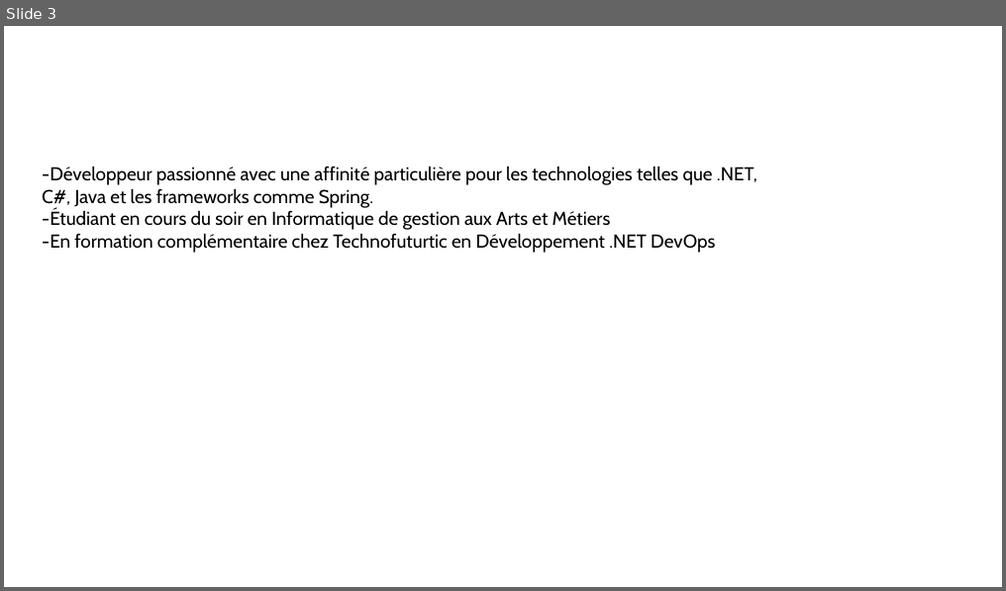
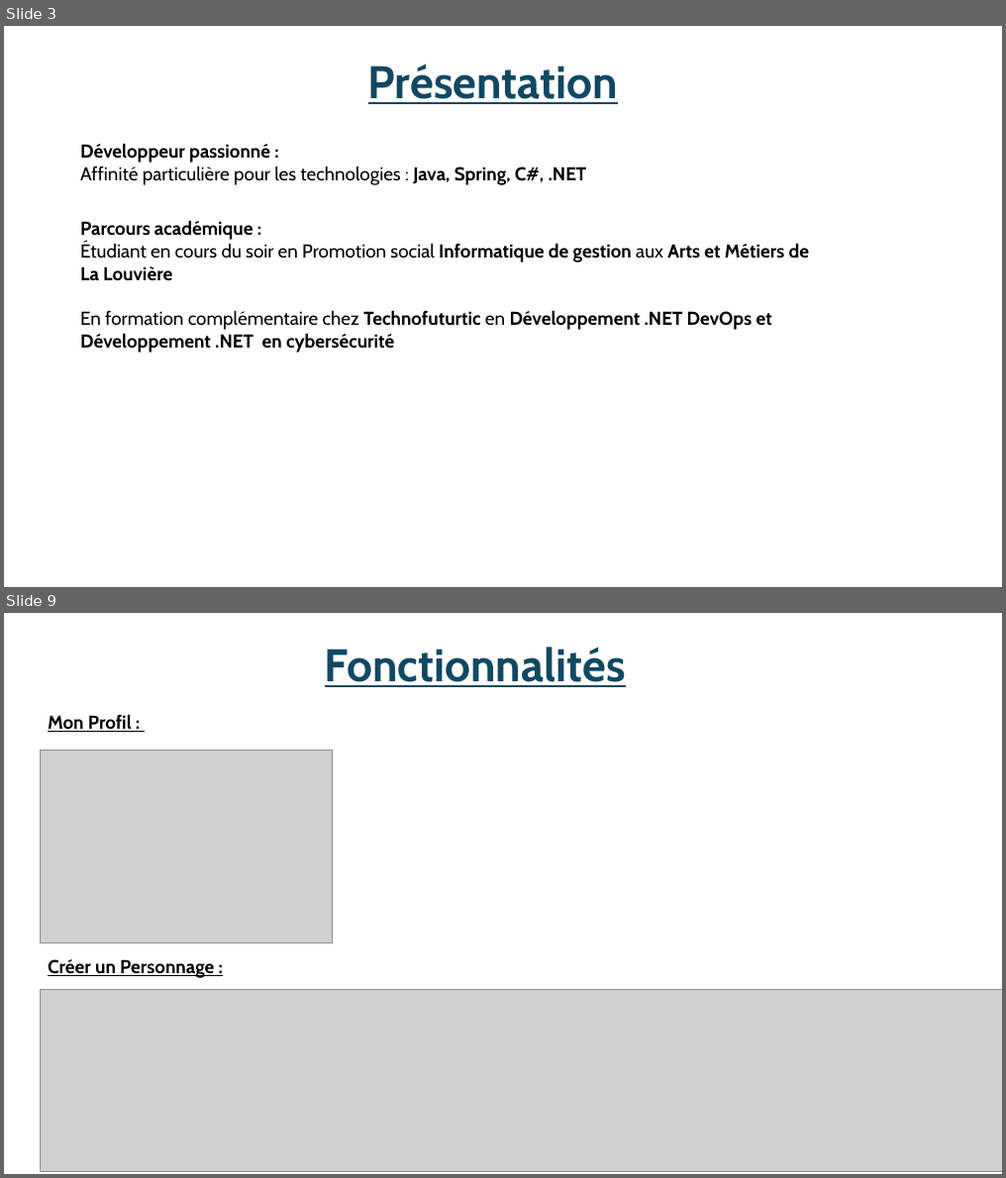
Before and after one commit to Epestia/RaidPlanner, a slide deck: RaidPlanner.Analyse/Presentation/Présentation1.pptx. Shown one above the other, each under a label of ours: slide 3 before the commit, slides 3 and 9 after it; the slides between them are not shown. The pictures are 1006x591 and 1006x1178 pixels, drawn with LibreOffice and Linux fonts; fonts in the diff are those of the drawing; grey boxes stand for pictures. Boxes give left, top, right and bottom in pixels: in the first picture for what was removed or moved away, otherwise in the second. Text is boxed around its words. In the diff, an @@ line names an element or a change of style, - is before the commit and + after.

```diff
--- a/RaidPlanner.Analyse/Presentation/Présentation1.pptx
+++ b/RaidPlanner.Analyse/Presentation/Présentation1.pptx
@@ slide 9 added at bbox=[4, 613, 1002, 1174], background #FFFFFF @@
@@ text added at bbox=[325, 647, 626, 687], 44 pt, text #104862, bold, underline @@
+Fonctionnalités
@@ text added at bbox=[48, 714, 132, 732], 18 pt, text #000000, bold, underline @@
+Mon Profil :
@@ picture added at bbox=[41, 750, 333, 943] @@
@@ text added at bbox=[48, 959, 214, 978], 18 pt, text #000000, bold, underline @@
+Créer un Personnage :
@@ picture added at bbox=[41, 989, 1002, 1172] @@
@@ slide 3 changed as well @@
@@ text added at bbox=[368, 64, 618, 104], 44 pt, text #104862, bold, underline @@
+Présentation
@@ text added at bbox=[80, 143, 587, 185], 18 pt, text #000000, bold @@
+Développeur passionné :
+Affinité particulière pour les technologies : Java, Spring, C#, .NET
@@ text at bbox=[80, 220, 810, 353]: text changed; bold on @@
--Développeur passionné avec une affinité particulière pour les technologies telles que .NET, C#, Java et les frameworks comme Spring.
--Étudiant en cours du soir en Informatique de gestion aux Arts et Métiers
--En formation complémentaire chez Technofuturtic en Développement .NET DevOps
+Parcours académique :
+Étudiant en cours du soir en Promotion social Informatique de gestion aux Arts et Métiers de La Louvière
+En formation complémentaire chez Technofuturtic en Développement .NET DevOps et Développement .NET en cybersécurité
```
Also in this commit, not shown: 12 other slides added, 2 slides removed, 39 other files.
